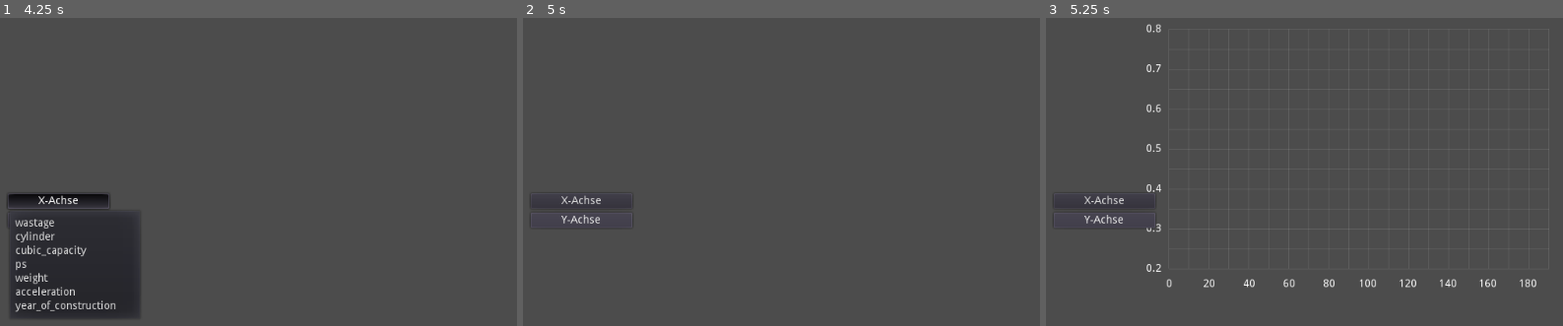
Above: before the commit, frames 1-3 (left to right).
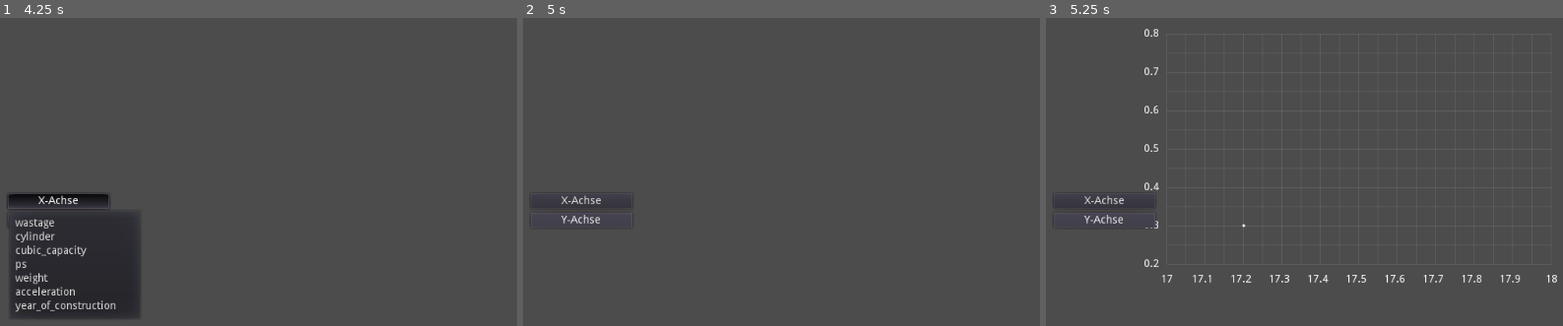
Above: after the commit, the same moments.

Repository: nevs-devs/cars
Game: Godot game, scene res://Main.tscn
Same seed, same stepped clock (60 frames per second), same inputs: the game is played once before the commit and once after it.
Inputs:
- Up to frame 1 (4.25 s): click "X-Achse" at 0.5 s; click "Y-Achse" at 1.25 s; click "X-Achse" at 2 s; click "Y-Achse" at 2.75 s; click "X-Achse" at 3.5 s
- Up to frame 2 (5 s): click "Y-Achse" at 4.25 s
- Up to frame 3 (5.25 s): tap Enter (ui_accept) at 5, 5.1 s

Frames 1-2 are identical in both runs. In frame 3, 1.3% of the frame differs, in the area x 19-99%, y 1-88%.

Commit message:
data points added

Diff:
--- a/Chart.gd
+++ b/Chart.gd
@@ -1,7 +1,8 @@
 extends Node2D
 
 const axis_label = preload("res://AxisLabel.tscn")
-const CANVAS_SIZE: int = 500
+const data_point = preload("res://DataPoint.tscn")
+const GRID_SIZE: int = 500
 var cols: int = 0
 var rows: int = 0
 var cell_size: float
@@ -15,10 +16,10 @@
 func _process(delta):
 	if Input.is_action_just_pressed("ui_accept"):
 		if i == 0:
-			draw_chart(0, 100, 10, 2, 23, 49, 1, 2, [[]])
+			draw_chart(0, 100, 10, 2, 23, 49, 1, 2, [[10, 25]])
 			i+=1
 		else:
-			draw_chart(0, 200, 10, 4, 0.2, 0.8, 0.05, 2, [[]])
+			draw_chart(17, 18, 0.05, 4, 0.2, 0.8, 0.05, 2, [[17.2, 0.3]])
 
 func draw_chart(x_min: float, x_max: float, x_step: float, x_label_every: int, y_min: float, y_max: float, y_step: float, y_label_every: int, data: Array):
 	if len(labels) > 0:
@@ -26,9 +27,13 @@
 			l.queue_free()
 		labels.clear()
 
-	cols = (x_max - y_min) / x_step
-	rows = (y_max - y_min) / y_step
-	cell_size = CANVAS_SIZE / max(rows, cols)
+	var x_diff = x_max - x_min
+	var y_diff = y_max - y_min
+	cols = x_diff / x_step
+	rows = y_diff / y_step
+	cell_size = GRID_SIZE / max(rows, cols)
+	var width = cols * cell_size
+	var height = rows * cell_size
 	position = initial_pos - Vector2((cols * cell_size) / 2, (rows * cell_size) / 2)
 
 	for c in range(cols + 1):
@@ -47,6 +52,14 @@
 			labels.append(label)
 			add_child(label)
 
+
+	for d in data:
+		var point = data_point.instance()
+		var rel_x = width - (x_max - d[0]) / x_diff * width
+		var rel_y = (y_max - d[1]) / y_diff * height
+		point.position = Vector2(rel_x, rel_y)
+		add_child(point)
+
 	update()
 
 func _draw():
--- /dev/null
+++ b/DataPoint.tscn
@@ -0,0 +1,9 @@
+[gd_scene load_steps=2 format=2]
+
+[ext_resource path="res://data-point.png" type="Texture" id=1]
+
+[node name="DataPoint" type="Node2D"]
+
+[node name="Sprite" type="Sprite" parent="."]
+scale = Vector2( 0.1, 0.1 )
+texture = ExtResource( 1 )
Binary file added: data-point.png
